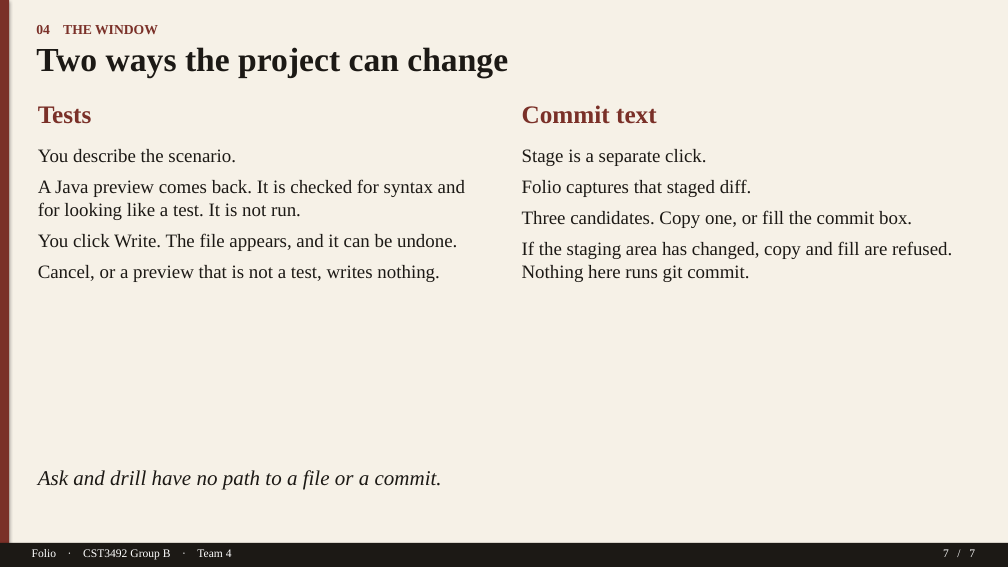
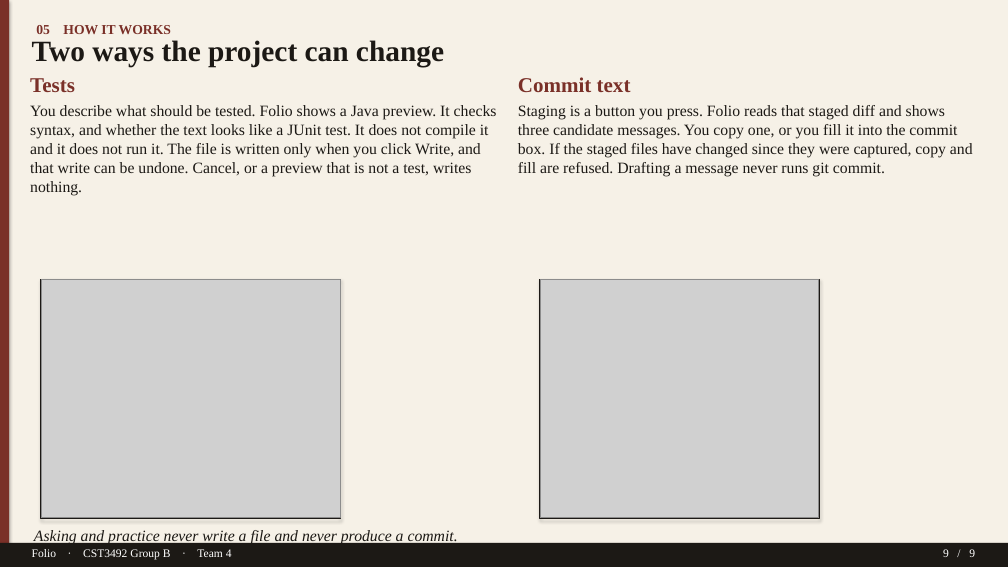
Before and after one commit to TTAWDTT/folio, a slide deck: slide 9 of submission/documents/Folio-GroupB-Team4-Slides.pptx (slide 7 before the commit). Drawn at 1008x567 pixels with LibreOffice and Linux fonts; fonts in the diff are those of the drawing; grey boxes stand for pictures. Boxes give left, top, right and bottom in pixels: in the first picture for what was removed or moved away, otherwise in the second. Text is boxed around its words. In the diff, an @@ line names an element or a change of style, - is before the commit and + after.

```diff
--- a/submission/documents/Folio-GroupB-Team4-Slides.pptx
+++ b/submission/documents/Folio-GroupB-Team4-Slides.pptx
@@ text at (36, 25, 171, 34): text changed @@
-04 THE WINDOW
+05 HOW IT WORKS
@@ text "Two ways the project can ..." at (32, 40, 444, 67): size 32 to 28 pt @@
@@ text at (30, 78, 497, 196): text changed; size 18 to 15 pt @@
-You describe the scenario.
-A Java preview comes back. It is checked for syntax and for looking like a test. It is not run.
-You click Write. The file appears, and it can be undone.
-Cancel, or a preview that is not a test, writes nothing.
+Tests
+You describe what should be tested. Folio shows a Java preview. It checks syntax, and whether the text looks like a JUnit test. It does not compile it and it does not run it. The file is written only when you click Write, and that write can be undone. Cancel, or a preview that is not a test, writes nothing.
@@ text at (518, 77, 973, 177): text changed; size 18 to 15 pt @@
-Stage is a separate click.
-Folio captures that staged diff.
-Three candidates. Copy one, or fill the commit box.
-If the staging area has changed, copy and fill are refused. Nothing here runs git commit.
+Commit text
+Staging is a button you press. Folio reads that staged diff and shows three candidate messages. You copy one, or you fill it into the commit box. If the staged files have changed since they were captured, copy and fill are refused. Drafting a message never runs git commit.
@@ text removed at (38, 106, 92, 124) @@
-Tests
@@ text removed at (522, 105, 657, 124) @@
-Commit text
@@ rectangle added at (41, 279, 341, 519), outline #1C1915 1 pt @@
@@ picture added at (42, 280, 340, 518) @@
@@ rectangle added at (540, 279, 820, 519), outline #1C1915 1 pt @@
@@ picture added at (541, 280, 819, 518) @@
@@ text at (34, 530, 458, 544): text changed; size 20 to 15 pt @@
-Ask and drill have no path to a file or a commit.
+Asking and practice never write a file and never produce a commit.
@@ text at (943, 549, 975, 557): text changed @@
-7 / 7
+9 / 9
```
Also in this commit, not shown: 5 other slides changed, 3 slides added, 1 slide removed, 2 other files.
